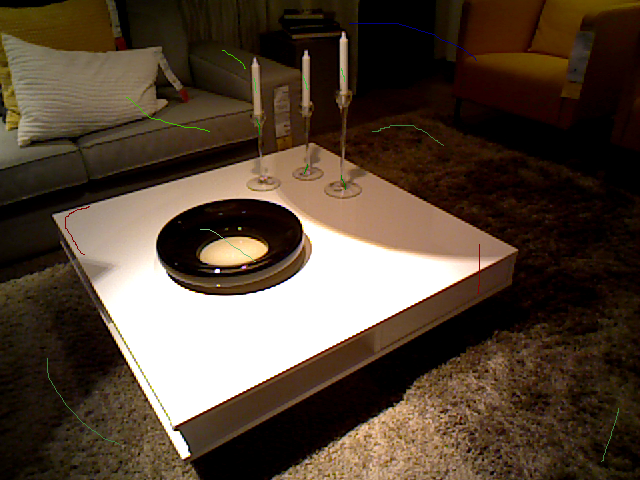
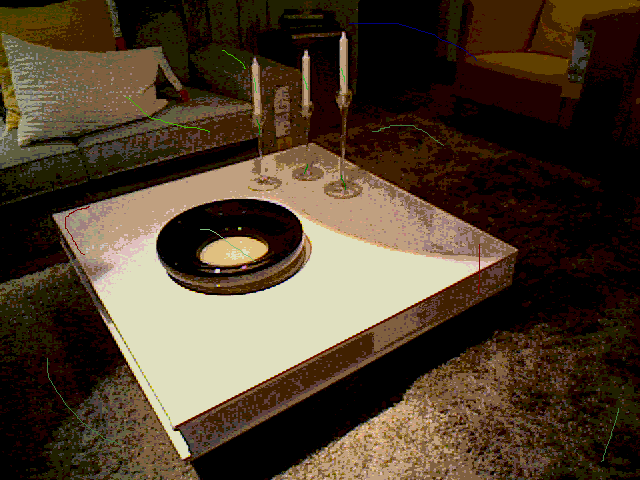
Layer changes from the first (640, 480) image to the second:
painted on "45.png" over [0, 0, 640, 480]
